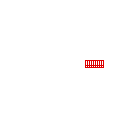
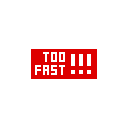
Layers edited between the first and the second 128×128 image:
added layer "Layer 10" above "Layer 9" over 35, 52, 91, 75
added layer "Layer 9" above "Layer 8" over 31, 49, 97, 79
hid "Layer 8" over 86, 60, 104, 68
